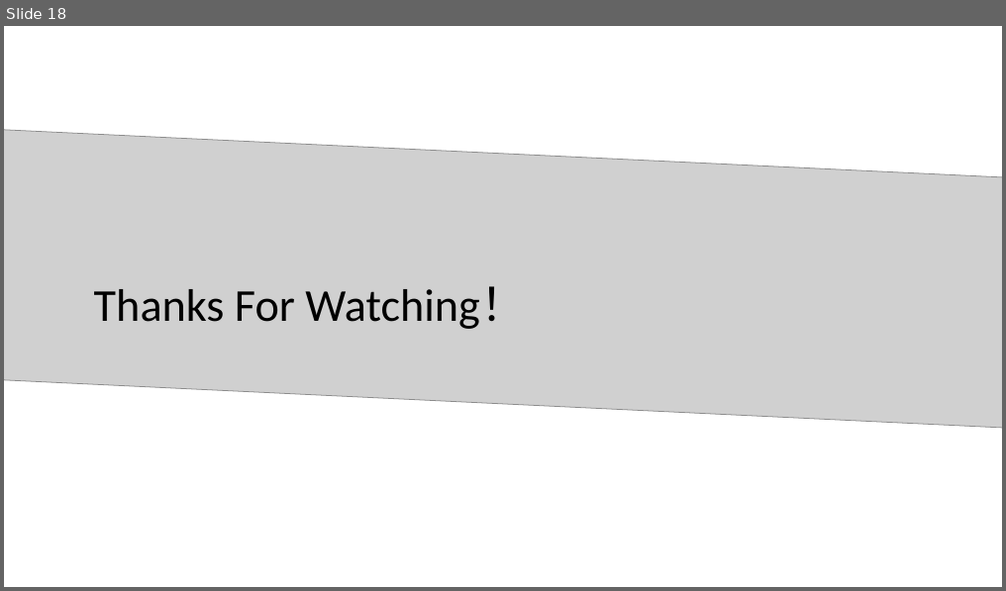
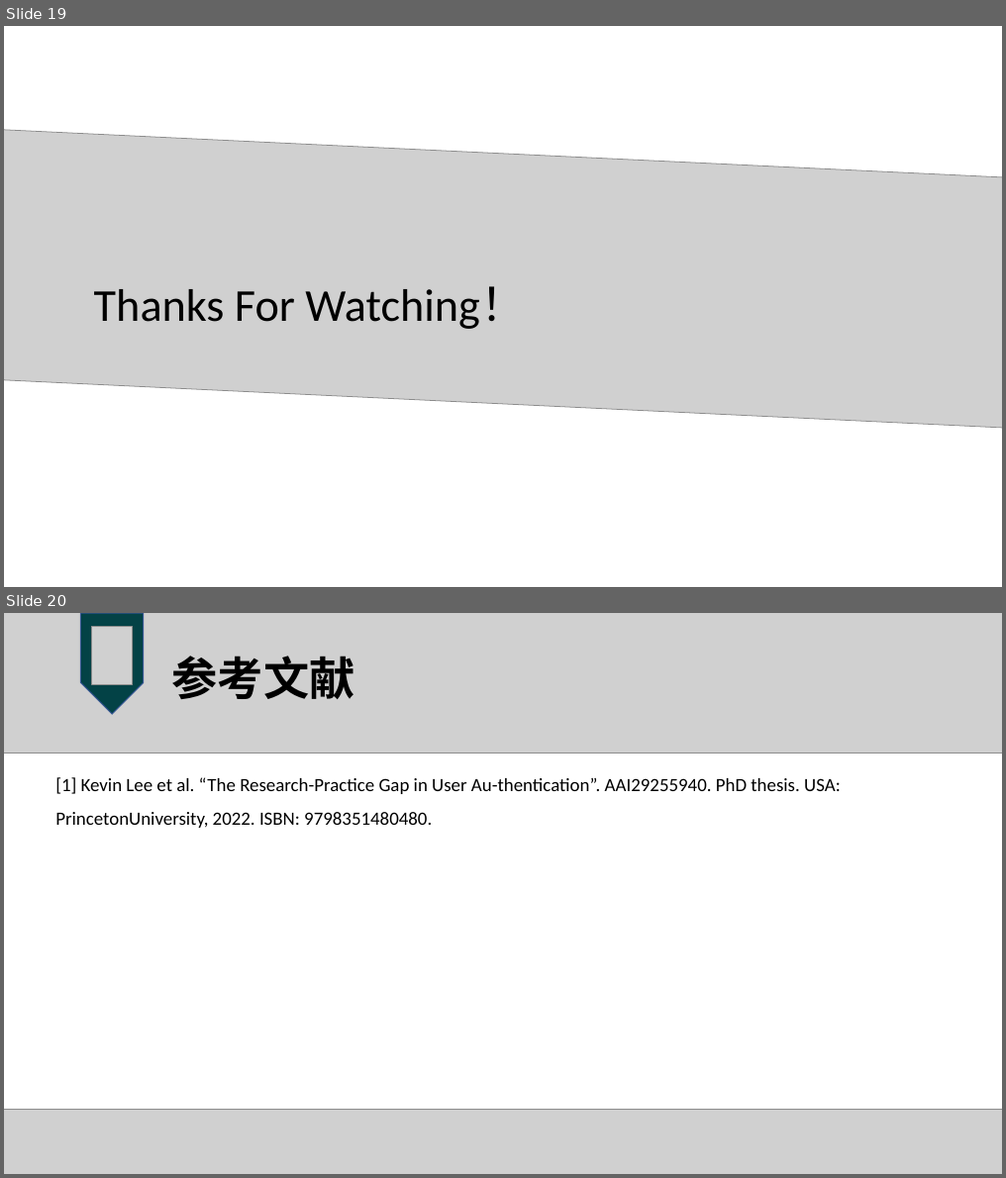
Before and after one commit to Minusigma/UserAuthentication, a slide deck: report/User Authentication Report.pptx. Shown one above the other, each under a label of ours: slide 18 before the commit, slides 19 and 20 after it. The pictures are 1006x591 and 1006x1178 pixels, drawn with LibreOffice and Linux fonts; fonts in the diff are those of the drawing; grey boxes stand for pictures. Boxes give left, top, right and bottom in pixels: in the first picture for what was removed or moved away, otherwise in the second. Text is boxed around its words. In the diff, an @@ line names an element or a change of style, - is before the commit and + after.

```diff
--- a/report/User Authentication Report.pptx
+++ b/report/User Authentication Report.pptx
@@ slide 20 added at box(4, 613, 1002, 1174), background #FFFFFF @@
@@ picture added at box(4, 613, 1002, 753) @@
@@ pentagon arrow added at box(81, 613, 144, 714), fill #034246, outline #325491 1 pt @@
@@ picture added at box(92, 627, 133, 685) @@
@@ title added at box(172, 656, 355, 699), 44 pt, text #000000, bold @@
+参考文献
@@ text added at box(55, 777, 841, 828), 18 pt, text #000000 @@
+[1] Kevin Lee et al. “The Research-Practice Gap in User Au-thentication”. AAI29255940. PhD thesis. USA: PrincetonUniversity, 2022. ISBN: 9798351480480.
@@ picture added at box(4, 1109, 1002, 1174) @@
@@ what was slide 18 is now slide 19 @@
```
Also in this commit, not shown: 1 other slide added, 1 other file.
